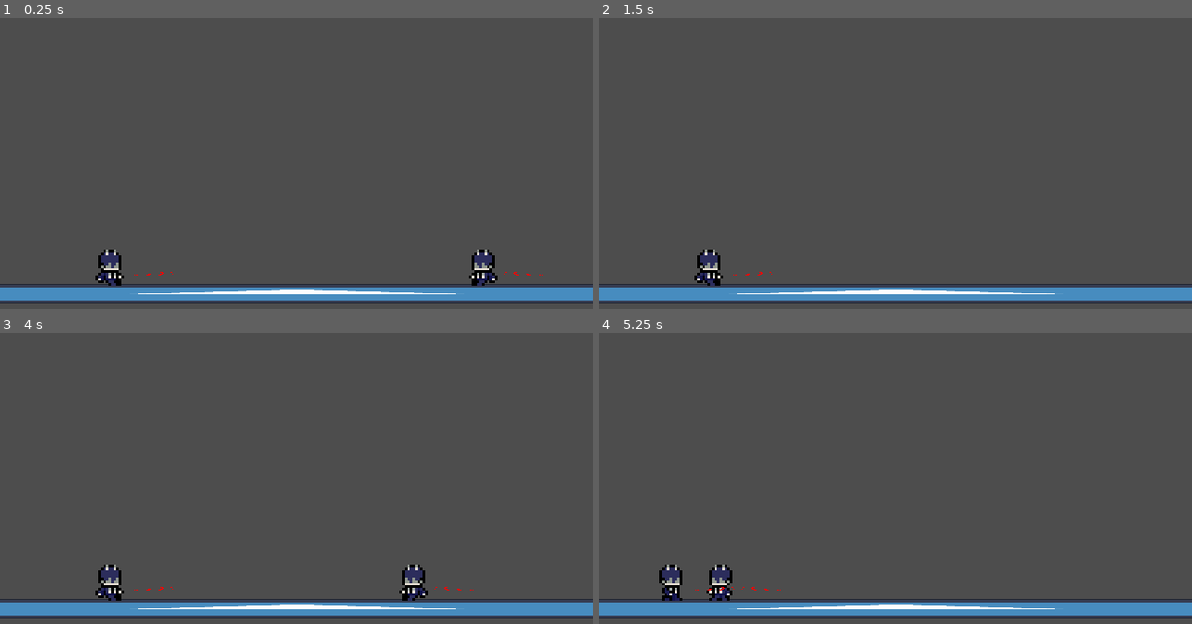
Above: before the commit, frames 1-4 (two rows, left to right).
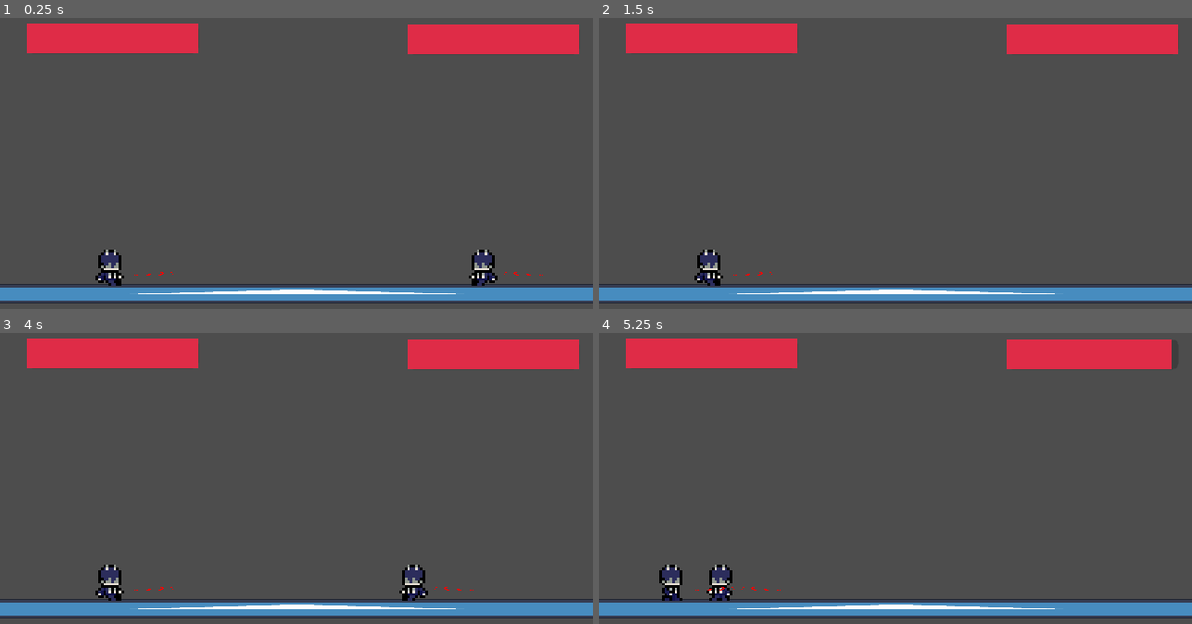
Above: after the commit, the same moments.

Repository: lucasmcclean/project-foxtrot-black-trigger-watchtower-omega
Game: Godot game, scene res://main.tscn
Same seed, same stepped clock (60 frames per second), same inputs: the game is played once before the commit and once after it. The engine's default icon, where the game draws it, is replaced by a stand-in: a white triangle on a blue panel in a dark square.
Inputs:
- Up to frame 1 (0.25 s): no input
- Up to frame 2 (1.5 s): tap Enter at 0.5 s; hold D (move_right) 0.53-1.28 s; tap S (crouch) at 0.6 s; tap W (jump) at 0.77 s; tap Space (flash_step) at 1.25, 1.35 s; hold Insert (move_down) from 1.28 s (still down)
- Up to frame 3 (4 s): tap W (jump) at 1.52, 3.02, 3.77 s; tap Enter at 2, 3.5 s; release Insert (move_down) at 2.03 s; hold D (move_right) 2.03-2.78 s; tap E (kick) at 2.1 s; tap Space (flash_step) at 2.75 s; hold Page Up (move_up) 2.78-3.53 s; tap Q (punch) at 2.85 s; hold A (move_left) from 3.53 s (still down); tap S (crouch) at 3.6 s
- Up to frame 4 (5.25 s): tap Space (flash_step) at 4.35 s; tap W (jump) at 4.52 s; release A (move_left) at 5.03 s; hold Insert (move_down) from 5.03 s (still down); tap E (kick) at 5.1 s

The runs differ from the first frame. In frame 1, 5.9% of the frame differs, in the area x 4-98%, y 1-13%; in frame 2, 5.9%; in frame 3, 5.9%; in frame 4, 5.8%.

Commit message:
Player 2 assets

Diff:
--- a/project-foxtrot-black-trigger-watchtower-omega/health_bar_eeg.gd
+++ b/project-foxtrot-black-trigger-watchtower-omega/health_bar_eeg.gd
@@ -3,7 +3,8 @@
 @export var player: Player;
 
 func _ready() -> void:
-	max_value = 20
+    max_value = 20
 
 func _process(delta: float) -> void:
-	value = player.health
+    var tween: Tween = get_tree().create_tween()
+    tween.tween_property(self, "value", player.health, 0.2)
--- a/project-foxtrot-black-trigger-watchtower-omega/health_bar_local.gd
+++ b/project-foxtrot-black-trigger-watchtower-omega/health_bar_local.gd
@@ -2,8 +2,9 @@
 
 @export var player: Player;
 
-func _ready():
-	max_value = 20
+func _ready() -> void:
+    max_value = 20
 
 func _process(delta: float) -> void:
-	value = player.health
+    var tween: Tween = get_tree().create_tween()
+    tween.tween_property(self, "value", player.health, 0.2)
--- a/project-foxtrot-black-trigger-watchtower-omega/main.tscn
+++ b/project-foxtrot-black-trigger-watchtower-omega/main.tscn
@@ -25,10 +25,10 @@
 [node name="HUD" type="CanvasLayer" parent="."]
 
 [node name="HealthBarLocal" type="ProgressBar" parent="HUD" node_paths=PackedStringArray("player")]
-offset_left = -297.0
-offset_top = -161.0
-offset_right = -112.0
-offset_bottom = -129.0
+offset_left = 29.0
+offset_top = 18.0
+offset_right = 214.0
+offset_bottom = 50.0
 theme_override_colors/font_color = Color(0.9490196, 0.9490196, 0.9490196, 1)
 theme_override_styles/fill = SubResource("StyleBoxFlat_efxa6")
 value = 100.0
@@ -37,10 +37,10 @@
 player = NodePath("../../LocalPlayer")
 
 [node name="HealthBarEEG" type="ProgressBar" parent="HUD" node_paths=PackedStringArray("player")]
-offset_left = 114.0
-offset_top = -160.0
-offset_right = 299.0
-offset_bottom = -128.0
+offset_left = 440.0
+offset_top = 19.0
+offset_right = 625.0
+offset_bottom = 51.0
 theme_override_colors/font_color = Color(0.9490196, 0.9490196, 0.9490196, 1)
 theme_override_styles/fill = SubResource("StyleBoxFlat_efxa6")
 value = 100.0
Binary file added: project-foxtrot-black-trigger-watchtower-omega/assets/PLAYER 2 SPRITE SHEET 64.png
Not shown, added: project-foxtrot-black-trigger-watchtower-omega/assets/PLAYER 2 SPRITE SHEET 64.png.import
